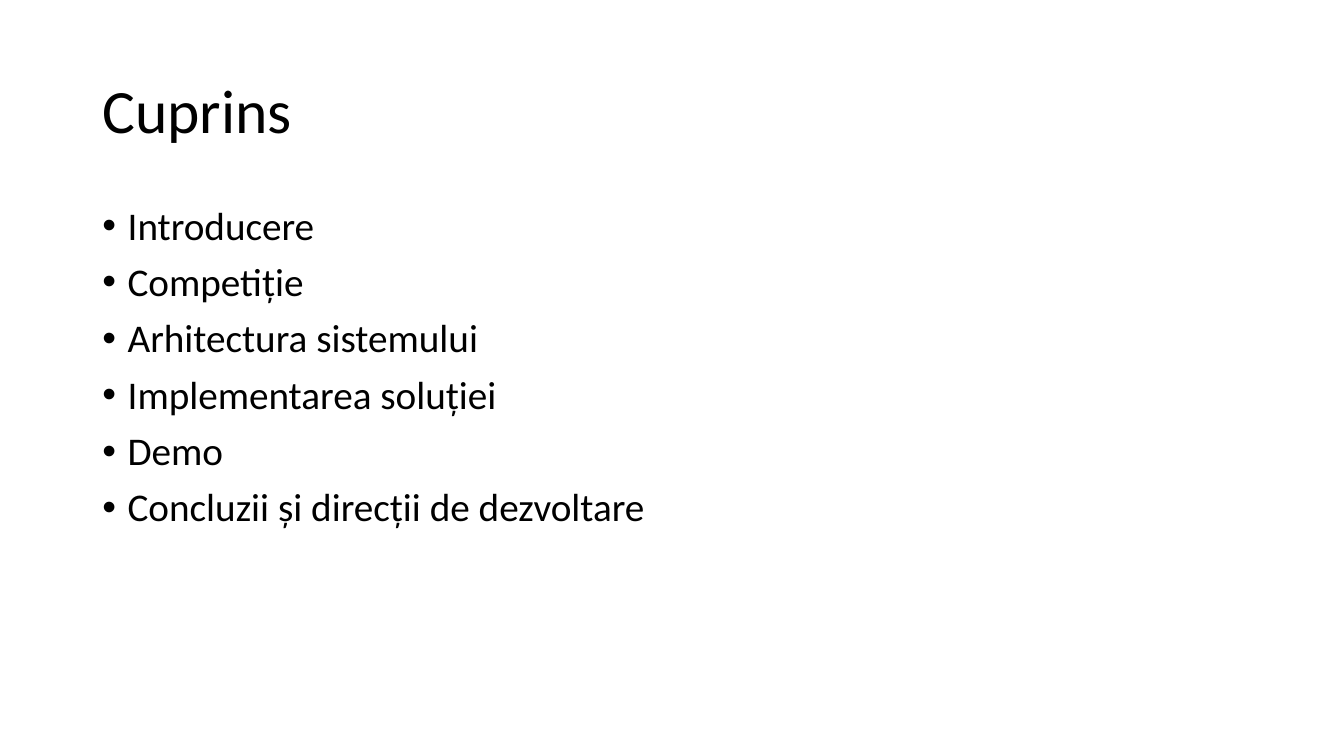
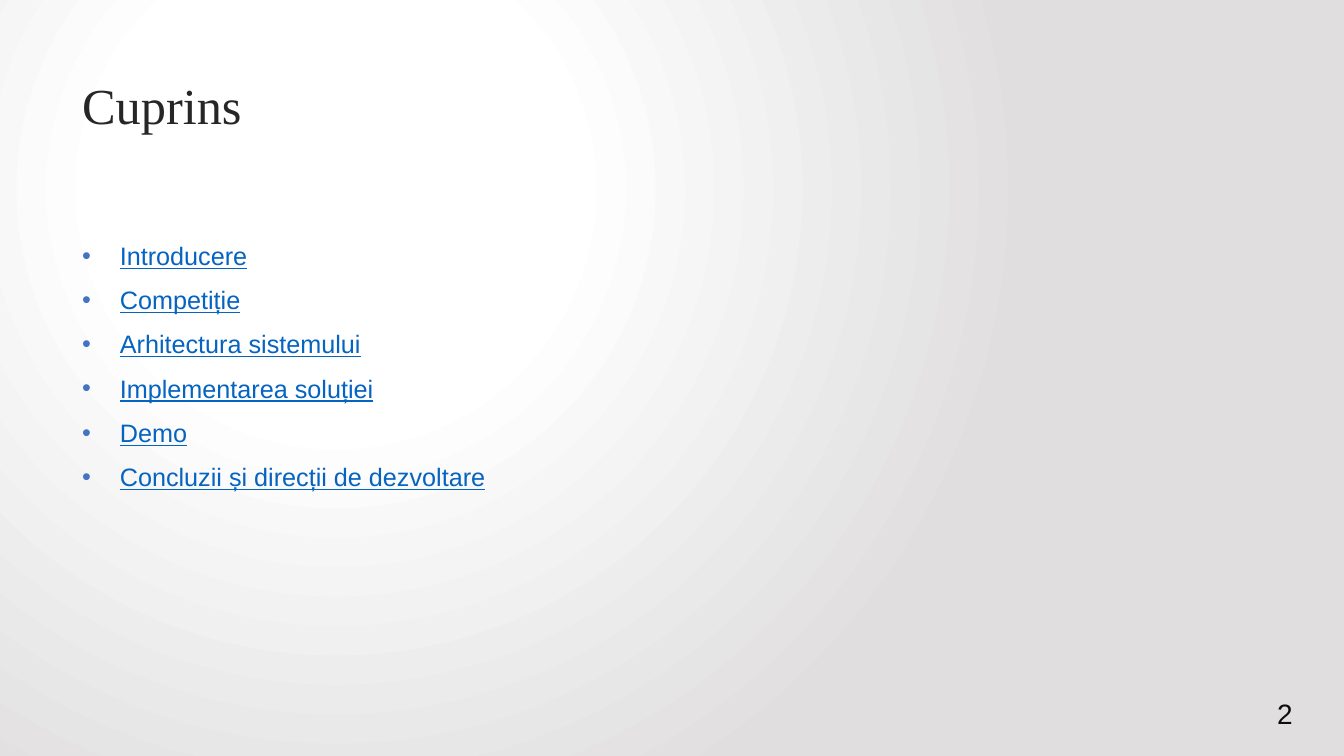
Before and after one commit to VitomirDragan/TemperatureManagement-IOT-, a slide deck: slide 2 of Prezentare/Termostat inteligent controlat printr-o aplicație web.pptx. Drawn at 1344x756 pixels with LibreOffice and Linux fonts; fonts in the diff are those of the drawing. Boxes give left, top, right and bottom in pixels: in the first picture for what was removed or moved away, otherwise in the second. Text is boxed around its words. In the diff, an @@ line names an element or a change of style, - is before the commit and + after.

```diff
--- a/Prezentare/Termostat inteligent controlat printr-o aplicație web.pptx
+++ b/Prezentare/Termostat inteligent controlat printr-o aplicație web.pptx
@@ background #FFFFFF to gradient #FFFFFF to #E1DFDF @@
@@ title "Cuprins": place and size @@
-title "Cuprins" at (102, 90, 291, 143)
+title "Cuprins" at (82, 90, 242, 134)
@@ title "Cuprins" at (82, 90, 242, 134): size 44 to 36 pt, font Calibri to Times New Roman, text colour #000000 to #262626; line spacing 0.9 to 1; vertical alignment middle to top @@
@@ text "Introducere": place and size @@
-text "Introducere" at (128, 212, 645, 529)
+text "Introducere" at (120, 246, 485, 492)
@@ text "Introducere" at (120, 246, 485, 492): size 28 to 18 pt, font Calibri to Arial, text colour #000000 to #0563C1, underline on; indent changed; line spacing 0.9 to 1 @@
@@ page number added at (1277, 704, 1293, 724), 20 pt, text #0D0D0D @@
+2
```
Also in this commit, not shown: 3 other slides changed, 8 slides added, 3 slides removed, 8 other files.
